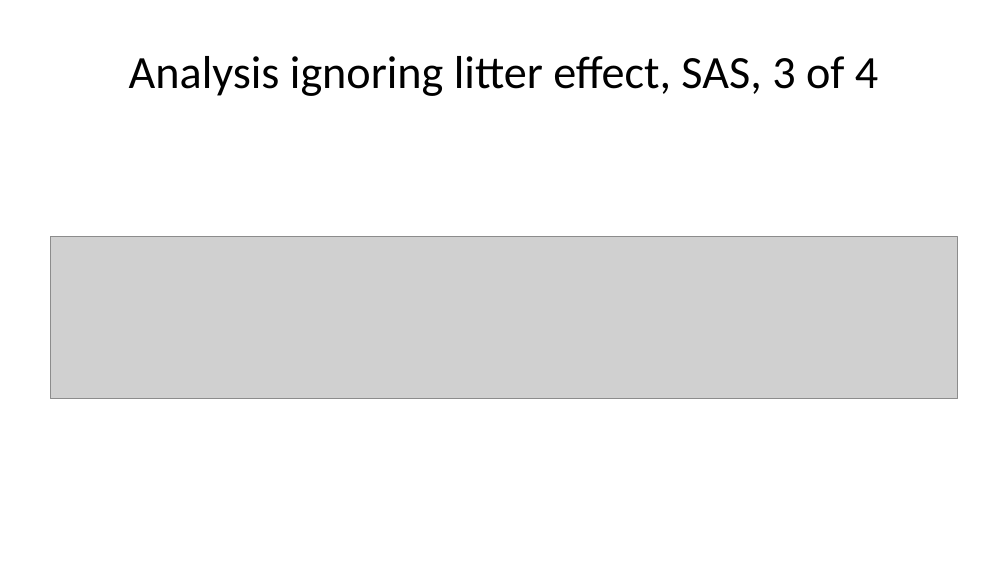
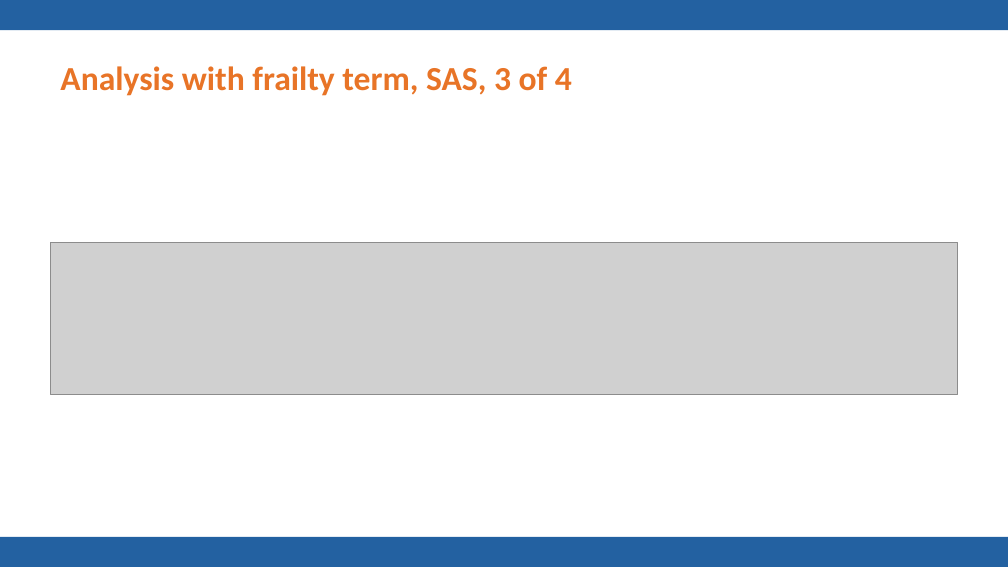
Before and after one commit to pmean/talks, a slide deck: slide 46 of frailty/frailty.pptx (slide 36 before the commit). Drawn at 1008x567 pixels with LibreOffice and Linux fonts; fonts in the diff are those of the drawing; grey boxes stand for pictures; background and template pictures are left out. Boxes give left, top, right and bottom in pixels: in the first picture for what was removed or moved away, otherwise in the second. Text is boxed around its words. In the diff, an @@ line names an element or a change of style, - is before the commit and + after.

Commit message:
Finalized frailty talk

```diff
--- a/frailty/frailty.pptx
+++ b/frailty/frailty.pptx
@@ rectangle added at (0, 0, 1008, 30), fill #2361A1 @@
@@ title at (60, 66, 572, 96): text changed; size 33 to 24 pt; text colour #000000 to #E87427; bold on @@
-Analysis ignoring litter effect, SAS, 3 of 4
+Analysis with frailty term, SAS, 3 of 4
@@ picture: place and size @@
-picture at (50, 237, 958, 399)
+picture at (50, 242, 958, 394)
@@ rectangle added at (0, 537, 1008, 567), fill #2361A1 @@
```
Also in this commit, not shown: 48 other slides changed, 6 slides added, 1 slide removed, 2 other files.
